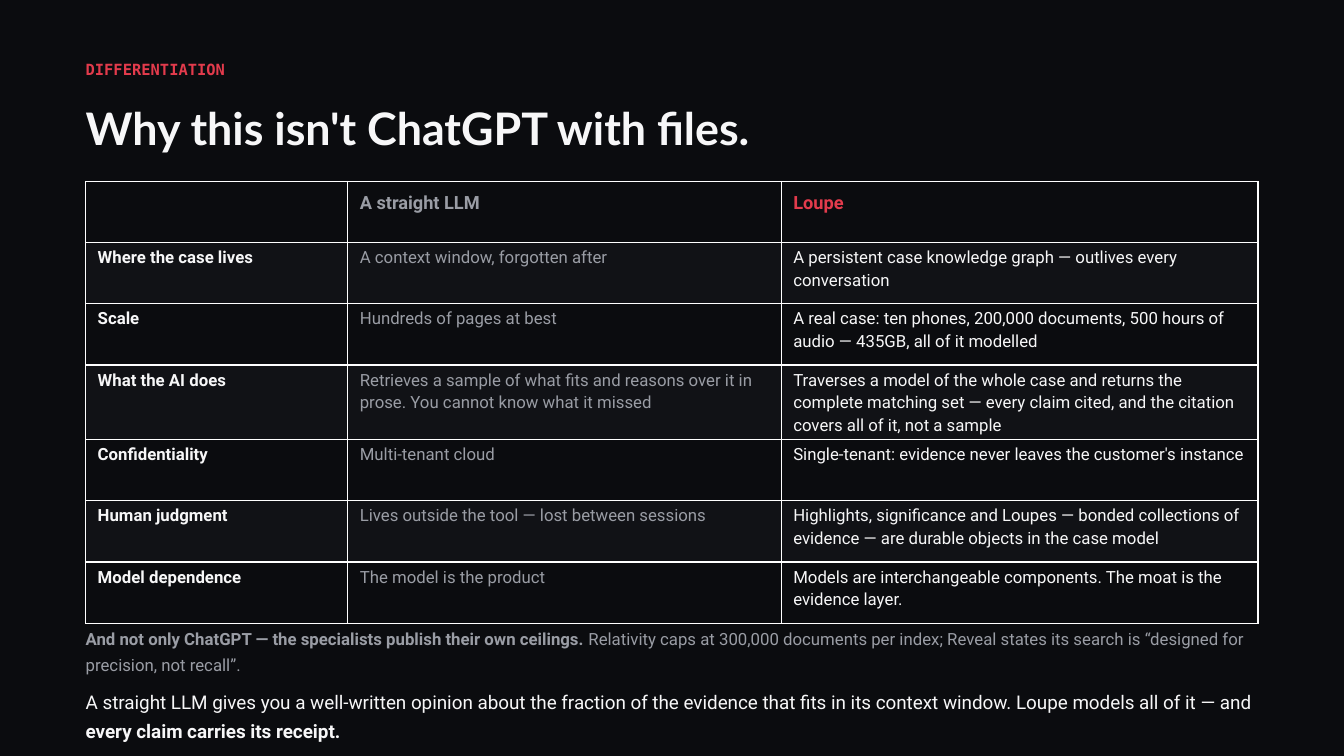
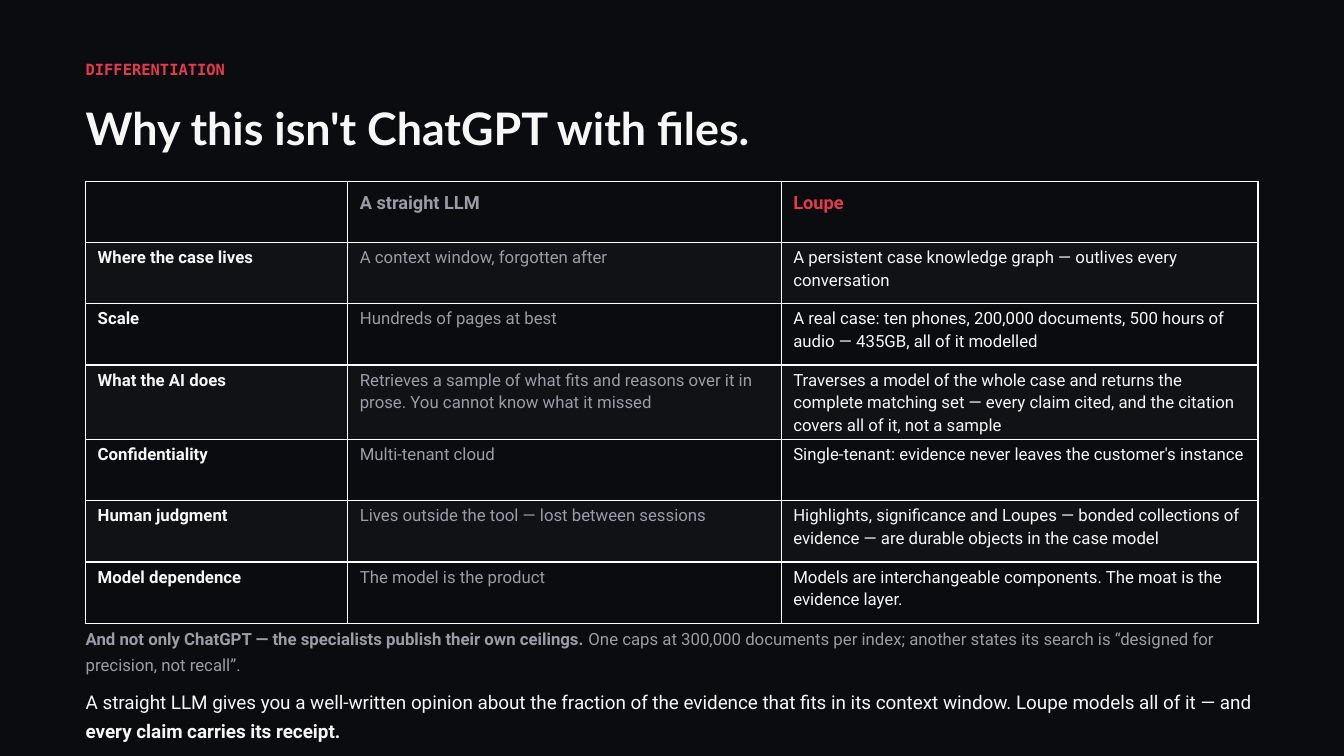
Before and after one commit to conorbowles51/owl-n4j, a slide deck: slide 5 of Loupe-NDRC-deck.pptx. Drawn at 1344x756 pixels with LibreOffice and Linux fonts; fonts in the diff are those of the drawing. Boxes give left, top, right and bottom in pixels: in the first picture for what was removed or moved away, otherwise in the second. Text is boxed around its words. In the diff, an @@ line names an element or a change of style, - is before the commit and + after.

```diff
--- a/Loupe-NDRC-deck.pptx
+++ b/Loupe-NDRC-deck.pptx
@@ text at (86,632,1214,675): text changed @@
-And not only ChatGPT — the specialists publish their own ceilings. Relativity caps at 300,000 documents per index; Reveal states its search is “designed for precision, not recall”.
+And not only ChatGPT — the specialists publish their own ceilings. One caps at 300,000 documents per index; another states its search is “designed for precision, not recall”.
```
Also in this commit, not shown: 4 other slides changed, 6 other files.
